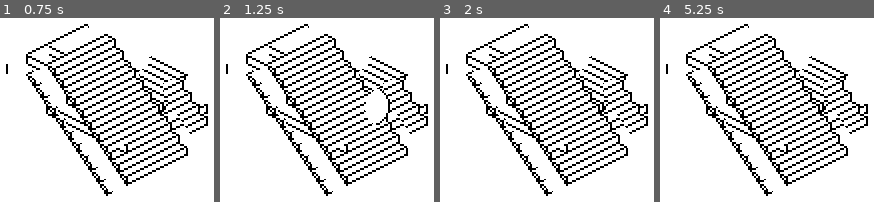
Above: before the commit, frames 1-4 (left to right).
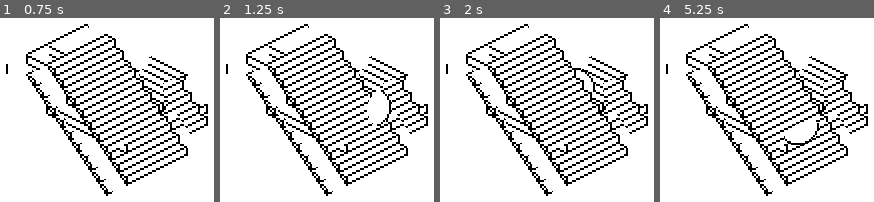
Above: after the commit, the same moments.

Repository: jlcarr/IsoMAZEtric
Game: Godot game, scene res://Main.tscn
Two runs of this game, one before a commit and one after it. Both use one fixed random seed, a clock stepped at 60 frames per second and the inputs below.
Inputs:
- Up to frame 1 (0.75 s): tap Enter at 0.5 s; hold Up (ui_up) from 0.53 s (still down)
- Up to frame 2 (1.25 s): keep holding Up (ui_up)
- Up to frame 3 (2 s): keep holding Up (ui_up); tap Space at 1.25 s
- Up to frame 4 (5.25 s): release Up (ui_up) at 2.03 s; hold Left (ui_left) 2.03-3.53 s; tap Enter at 2.75, 4.25 s; tap Space at 3.5, 5 s; hold Down (ui_down) 3.53-4.28 s; hold Right (ui_right) 4.28-5.03 s; hold Up (ui_up) from 5.03 s (still down)

Frame 1 is identical in both runs. In frame 2, 0.3% of the frame differs, in the area x 67-80%, y 37-59%; in frame 3, 0.2%; in frame 4, 0.5%, in the area x 57-75%, y 56-70%.

Commit message:
Changed the marker to an Area type, signals player position reset

Diff:
--- a/src/Tiles/Marker/Marker.gd
+++ b/src/Tiles/Marker/Marker.gd
@@ -7,3 +7,9 @@
 
 func _process(delta):
 	update_tex()
+
+
+
+func _on_Marker_body_entered(body):
+	if "orig" in body:
+		body.position(body.orig)
--- a/src/Tiles/Marker/Marker.tscn
+++ b/src/Tiles/Marker/Marker.tscn
@@ -61,7 +61,7 @@
 "values": [ Vector3( 0, 0.2, 0 ), Vector3( 0, 0.9, 0 ), Vector3( 0, 0.2, 0 ) ]
 }
 
-[node name="Marker" type="KinematicBody"]
+[node name="Marker" type="Area"]
 transform = Transform( 0.5, 0, 0, 0, 0.5, 0, 0, 0, 0.5, 0, 0, 0 )
 script = ExtResource( 4 )
 
@@ -70,7 +70,7 @@
 shape = SubResource( 4 )
 
 [node name="MeshInstance" type="MeshInstance" parent="."]
-transform = Transform( 1, 0, 0, 0, -4.37114e-08, -1, 0, 1, -4.37114e-08, 0, 0.5, 0 )
+transform = Transform( 1, 0, 0, 0, -4.37114e-08, -1, 0, 1, -4.37114e-08, 0, 0, 0 )
 mesh = SubResource( 5 )
 material/0 = SubResource( 3 )
 
@@ -89,3 +89,5 @@
 [node name="AnimationPlayer" type="AnimationPlayer" parent="."]
 autoplay = "Bounce"
 anims/Bounce = SubResource( 8 )
+
+[connection signal="body_entered" from="." to="." method="_on_Marker_body_entered"]
